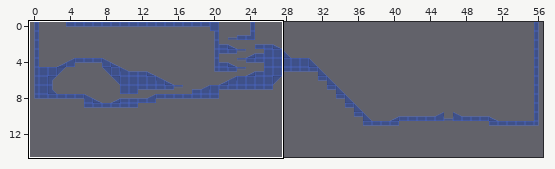
A Tiled map gets an edit: assets/levels/R0/Z2.tmx. The picture above shows the old version from afar; the outline marks the close-up.
Close-up. As it was:
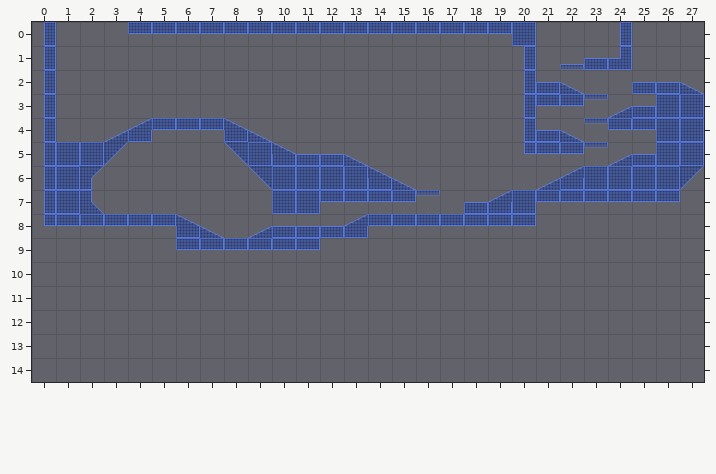
Cells are 128x128 px. Shown: x 0..27, y 0..14. The commit also changed other parts of the map, which this record leaves out.
New version:
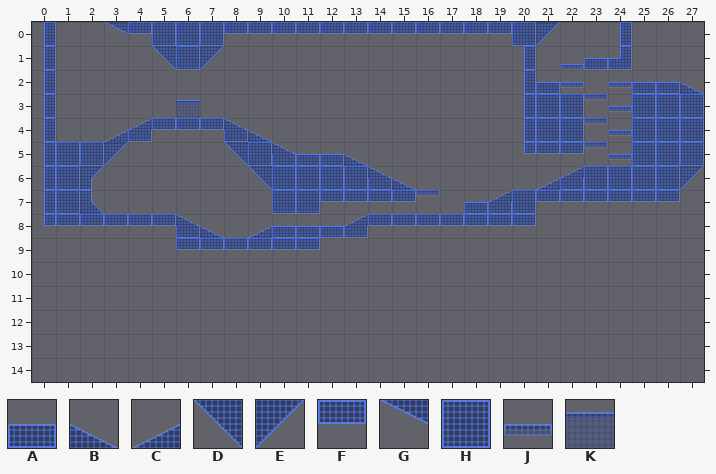
Key: from "128x128": A 1, B 4, C 5, D 6, E 7, F 8, G 9, H 11, J 18, K 30.
_ is an empty cell, . an unchanged one.
See-through tiles are keyed as they look on the map.
Difference:
--- layer "LAYER0"
@@ x 3..25 @@
- 0 _.FFF............._....
- 1 ..___..................
- 2 ...................B._.
- 3 ..._..............FF.CA
- 4 ..................AB.FF
- 5 .....................CA
+ 0 G.HHH.............E....
+ 1 ..DHE..................
+ 2 ...................J.J.
+ 3 ...K..............HH.JH
+ 4 ..................HH.JH
+ 5 .....................JH
